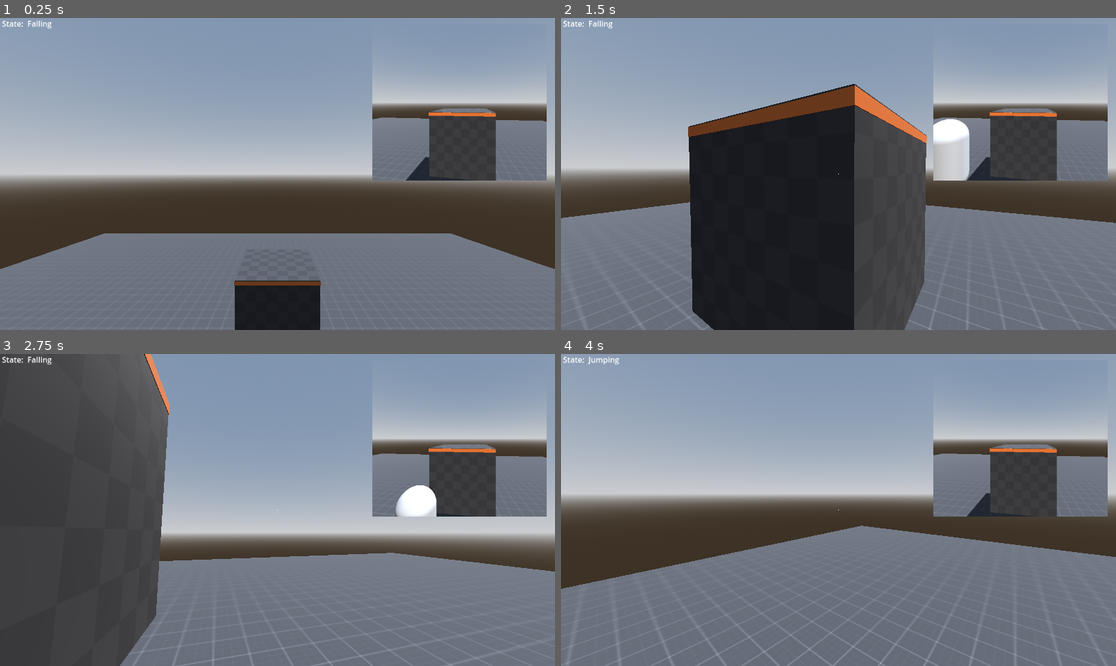
Above: before the commit, frames 1-4 (two rows, left to right).
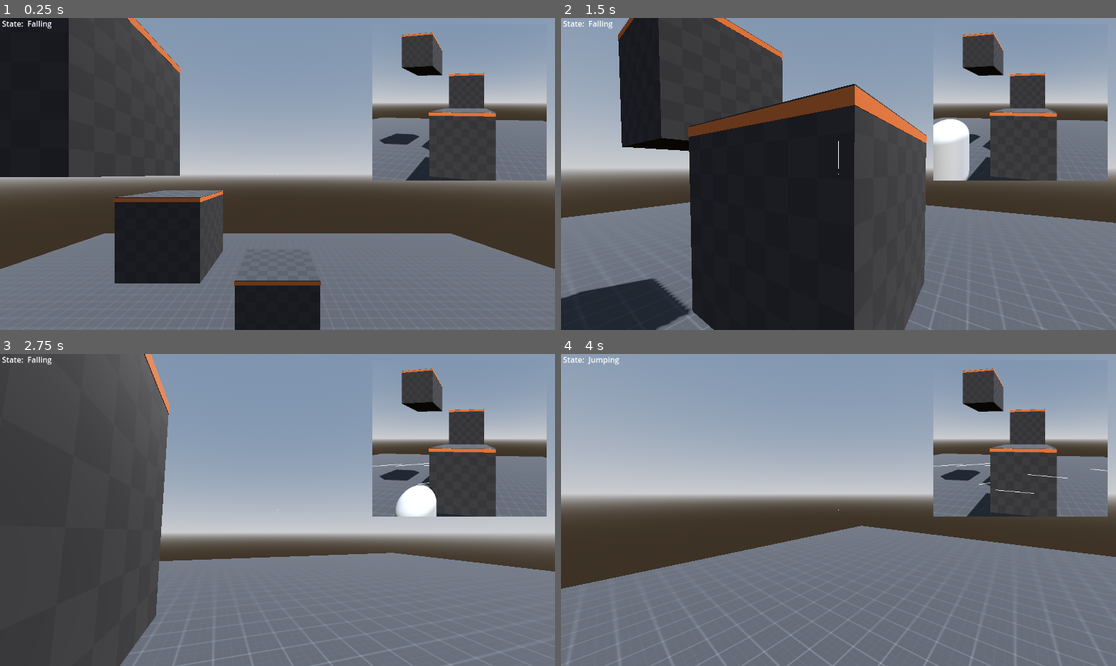
Above: after the commit, the same moments.

Repository: Lightnet/gd_player_state_machines
Game: Godot game, scene res://scenes/prototype_state.tscn
Two runs of this game, one before a commit and one after it. Both use one fixed random seed, a clock stepped at 60 frames per second and the inputs below.
Inputs (mouse positions are in pixels of both pictures, inside the frame that each line leads up to):
- Up to frame 1 (0.25 s): no input
- Up to frame 2 (1.5 s): move the mouse to (866, 174) at 0.52 s; hold Space (jump) 0.53-1.28 s; hold W (forward) from 0.53 s (still down); move the mouse to (810, 174) at 1.27 s; tap Space (jump) at 1.35 s
- Up to frame 3 (2.75 s): keep holding W (forward); tap Space (jump) at 1.52, 1.82 s; move the mouse to (288, 503) at 2.02 s; hold Space (jump) from 2.03 s (still down)
- Up to frame 4 (4 s): keep holding W (forward); move the mouse to (832, 516) at 2.77 s; release Space (jump) at 2.78 s; tap Space (jump) at 2.85, 3.02, 3.32 s; move the mouse to (877, 513) at 3.52 s; hold Space (jump) from 3.53 s (still down)

The runs differ from the first frame. In frame 1, 23% of the frame differs, in the area x 0-88%, y 0-86%; in frame 2, 14%; in frame 3, 1.9%; in frame 4, 1.9%.

Commit message:
debug draw test. rework climb test.

Diff:
--- /dev/null
+++ b/prefabs/block_climb/block_climb.tscn
@@ -0,0 +1,44 @@
+[gd_scene load_steps=8 format=3 uid="uid://i7h5xi678bli"]
+
+[ext_resource type="Texture2D" uid="uid://bm40xph16eexn" path="res://addons/kenney_prototype_textures/dark/texture_08.png" id="1_jf8sf"]
+
+[sub_resource type="BoxShape3D" id="BoxShape3D_l47rc"]
+size = Vector3(2, 2, 2)
+
+[sub_resource type="BoxMesh" id="BoxMesh_bqab6"]
+size = Vector3(2, 2, 2)
+
+[sub_resource type="StandardMaterial3D" id="StandardMaterial3D_2hmv8"]
+albedo_texture = ExtResource("1_jf8sf")
+uv1_triplanar = true
+
+[sub_resource type="BoxShape3D" id="BoxShape3D_bqab6"]
+size = Vector3(2.01, 0.1, 2.01)
+
+[sub_resource type="StandardMaterial3D" id="StandardMaterial3D_l47rc"]
+albedo_color = Color(0.71234, 0.381251, 0.156858, 1)
+
+[sub_resource type="BoxMesh" id="BoxMesh_2hmv8"]
+material = SubResource("StandardMaterial3D_l47rc")
+size = Vector3(2.01, 0.1, 2.01)
+
+[node name="block_climb" type="StaticBody3D"]
+
+[node name="CollisionShape3D" type="CollisionShape3D" parent="."]
+shape = SubResource("BoxShape3D_l47rc")
+
+[node name="MeshInstance3D" type="MeshInstance3D" parent="."]
+mesh = SubResource("BoxMesh_bqab6")
+surface_material_override/0 = SubResource("StandardMaterial3D_2hmv8")
+
+[node name="Area3D" type="Area3D" parent="."]
+collision_layer = 2
+collision_mask = 2
+
+[node name="CollisionShape3D" type="CollisionShape3D" parent="Area3D"]
+transform = Transform3D(1, 0, 0, 0, 1, 0, 0, 0, 1, 0, 0.937101, 0)
+shape = SubResource("BoxShape3D_bqab6")
+
+[node name="MeshInstance3D" type="MeshInstance3D" parent="Area3D"]
+transform = Transform3D(1, 0, 0, 0, 1, 0, 0, 0, 1, 0, 0.938303, 0)
+mesh = SubResource("BoxMesh_2hmv8")
--- a/prefabs/player/player.tscn
+++ b/prefabs/player/player.tscn
@@ -6,6 +6,7 @@
 [ext_resource type="Script" uid="uid://bir260nvjgs6g" path="res://scripts/state_machines/player/running.gd" id="4_2c4n1"]
 [ext_resource type="Script" uid="uid://b1pal1jm5bjmf" path="res://scripts/state_machines/player/jumping.gd" id="5_oo3uv"]
 [ext_resource type="Script" uid="uid://bn3v1v21sffaw" path="res://scripts/state_machines/player/falling.gd" id="6_30gqm"]
+[ext_resource type="Script" uid="uid://cdnfl0wocyrip" path="res://scripts/debug/draw3d.gd" id="7_ev8v4"]
 
 [sub_resource type="CapsuleShape3D" id="CapsuleShape3D_r5ocr"]
 
@@ -51,5 +52,8 @@
 transform = Transform3D(1, 0, 0, 0, 1, 0, 0, 0, 1, 0, 2.01013, 0)
 shape = SubResource("CylinderShape3D_iylwk")
 
+[node name="draw3d" type="Node" parent="."]
+script = ExtResource("7_ev8v4")
+
 [connection signal="body_entered" from="obstacle_detector_top" to="." method="_on_obstacle_detector_top_body_entered"]
 [connection signal="body_exited" from="obstacle_detector_top" to="." method="_on_obstacle_detector_top_body_exited"]
--- a/scenes/prototype_state.tscn
+++ b/scenes/prototype_state.tscn
@@ -1,10 +1,10 @@
-[gd_scene load_steps=16 format=3 uid="uid://bnkmiak55l2fn"]
+[gd_scene load_steps=10 format=3 uid="uid://bnkmiak55l2fn"]
 
 [ext_resource type="Texture2D" uid="uid://dihkml6628xmu" path="res://addons/kenney_prototype_textures/dark/texture_01.png" id="1_1crot"]
 [ext_resource type="PackedScene" uid="uid://mvfpjdjmgvyl" path="res://prefabs/player/player.tscn" id="1_r5ocr"]
 [ext_resource type="Script" uid="uid://4rgcsyaqbjfm" path="res://scripts/ui_player_state.gd" id="3_8au0d"]
-[ext_resource type="Texture2D" uid="uid://bm40xph16eexn" path="res://addons/kenney_prototype_textures/dark/texture_08.png" id="4_jvrg6"]
 [ext_resource type="Script" uid="uid://b4dxjfku8hkmx" path="res://scripts/reticle.gd" id="4_l47rc"]
+[ext_resource type="PackedScene" uid="uid://i7h5xi678bli" path="res://prefabs/block_climb/block_climb.tscn" id="5_l47rc"]
 
 [sub_resource type="ProceduralSkyMaterial" id="ProceduralSkyMaterial_jvrg6"]
 sky_horizon_color = Color(0.662243, 0.671743, 0.686743, 1)
@@ -21,26 +21,6 @@
 [sub_resource type="StandardMaterial3D" id="StandardMaterial3D_jvrg6"]
 albedo_texture = ExtResource("1_1crot")
 uv1_triplanar = true
-
-[sub_resource type="BoxShape3D" id="BoxShape3D_l47rc"]
-size = Vector3(2, 2, 2)
-
-[sub_resource type="BoxMesh" id="BoxMesh_bqab6"]
-size = Vector3(2, 2, 2)
-
-[sub_resource type="StandardMaterial3D" id="StandardMaterial3D_2hmv8"]
-albedo_texture = ExtResource("4_jvrg6")
-uv1_triplanar = true
-
-[sub_resource type="BoxShape3D" id="BoxShape3D_jvrg6"]
-size = Vector3(2.01, 0.1, 2.01)
-
-[sub_resource type="StandardMaterial3D" id="StandardMaterial3D_l47rc"]
-albedo_color = Color(0.71234, 0.381251, 0.156858, 1)
-
-[sub_resource type="BoxMesh" id="BoxMesh_2hmv8"]
-material = SubResource("StandardMaterial3D_l47rc")
-size = Vector3(2.01, 0.1, 2.01)
 
 [node name="PrototypeState" type="Node3D"]
 
@@ -112,29 +92,18 @@
 stretch = true
 
 [node name="SubViewport" type="SubViewport" parent="CanvasLayer/SubViewportContainer"]
+handle_input_locally = false
 size = Vector2i(361, 325)
+render_target_update_mode = 4
 
 [node name="Camera3D" type="Camera3D" parent="CanvasLayer/SubViewportContainer/SubViewport"]
 transform = Transform3D(-0.11934, 0, 0.992853, 0, 1, 0, -0.992853, 0, -0.11934, 4.03532, 2.7945, -3.31459)
 
-[node name="StaticBody3D" type="StaticBody3D" parent="."]
+[node name="block_climb" parent="." instance=ExtResource("5_l47rc")]
 transform = Transform3D(1, 0, 0, 0, 1, 0, 0, 0, 1, 0, 1.5, -3)
 
-[node name="CollisionShape3D" type="CollisionShape3D" parent="StaticBody3D"]
-shape = SubResource("BoxShape3D_l47rc")
+[node name="block_climb2" parent="." instance=ExtResource("5_l47rc")]
+transform = Transform3D(1, 0, 0, 0, 1, 0, 0, 0, 1, -2.80545, 3.44258, -3)
 
-[node name="MeshInstance3D" type="MeshInstance3D" parent="StaticBody3D"]
-mesh = SubResource("BoxMesh_bqab6")
-surface_material_override/0 = SubResource("StandardMaterial3D_2hmv8")
-
-[node name="Area3D" type="Area3D" parent="StaticBody3D"]
-collision_layer = 2
-collision_mask = 2
-
-[node name="CollisionShape3D" type="CollisionShape3D" parent="StaticBody3D/Area3D"]
-transform = Transform3D(1, 0, 0, 0, 1, 0, 0, 0, 1, 0, 0.94883, 0)
-shape = SubResource("BoxShape3D_jvrg6")
-
-[node name="MeshInstance3D" type="MeshInstance3D" parent="StaticBody3D/Area3D"]
-transform = Transform3D(1, 0, 0, 0, 1, 0, 0, 0, 1, 0, 0.938303, 0)
-mesh = SubResource("BoxMesh_2hmv8")
+[node name="block_climb3" parent="." instance=ExtResource("5_l47rc")]
+transform = Transform3D(1, 0, 0, 0, 1, 0, 0, 0, 1, -2.80545, 5.96429, -0.0133977)
--- /dev/null
+++ b/scripts/debug/draw3d.gd
@@ -0,0 +1,49 @@
+extends Node
+
+#func _ready() -> void:
+	#pass
+
+#func _process(delta: float) -> void:
+	#pass
+
+func line(pos1:Vector3, pos2:Vector3,color = Color.WHITE_SMOKE) -> MeshInstance3D:
+	var mesh_instance := MeshInstance3D.new()
+	var immediate_mesh := ImmediateMesh.new()
+	var material := ORMMaterial3D.new()
+
+	material.shading_mode = BaseMaterial3D.SHADING_MODE_UNSHADED
+	material.albedo_color = color
+
+	mesh_instance.mesh = immediate_mesh
+	mesh_instance.cast_shadow = 0 #false
+
+	immediate_mesh.surface_begin(Mesh.PRIMITIVE_LINES, material)
+	immediate_mesh.surface_add_vertex(pos1)
+	immediate_mesh.surface_add_vertex(pos2)
+	immediate_mesh.surface_end()
+
+	get_tree().get_root().add_child(mesh_instance)
+
+	return mesh_instance
+
+func point(pos:Vector3,radius = 0.05, color = Color.WHITE_SMOKE) -> MeshInstance3D:
+
+	var mesh_instance:= MeshInstance3D.new()
+	var sphere_mesh := SphereMesh.new()
+	var material := ORMMaterial3D.new()
+
+	material.shading_mode = BaseMaterial3D.SHADING_MODE_UNSHADED
+	material.albedo_color = color
+
+	mesh_instance.mesh = sphere_mesh
+	mesh_instance.cast_shadow = 0 #false
+	mesh_instance.position = pos
+
+	sphere_mesh.radius = radius
+	sphere_mesh.height = radius*2
+	sphere_mesh.material = material
+
+	get_tree().get_root().add_child(mesh_instance)
+
+	return mesh_instance
+	#pass
--- a/scripts/player/player.gd
+++ b/scripts/player/player.gd
@@ -16,7 +16,10 @@
 @export var CROUCH_RADIUS_SCALE = 0.5
 @export var is_climbing:bool = false
 
+@onready var draw_3d: Node = $draw3d
+
 var obstacles:Array
+
 
 func _ready() -> void:
 	Input.set_mouse_mode(Input.MOUSE_MODE_CAPTURED)
@@ -39,12 +42,24 @@
 # calculting the place_to_land position and initiating the vault animation.
 func vaulting(delta):
 	if Input.is_action_just_pressed("jump"):
-		var start_hit = raycast(camera.transform.origin, camera.to_global(Vector3(0,0,-1)))
+		# need to fixed error since detect move when not looking at the area
+		#var from  = camera.transform.origin
+		var from  = camera.global_position
+		var to = camera.to_global(Vector3(0,0,-1))
+		draw_3d.line(from, to)
+		print("from:", from, " to:", to)
+		var start_hit = raycast(from, to)
+		print("start_hit: ", start_hit)
 		if start_hit and obstacles.is_empty():
 			#RayCast to detect the prefect place to land(Not that speical, I just excaggerate :D)
-			var place_to_land = raycast(\
-				start_hit.position + self.to_global(Vector3.FORWARD) * collision_shape.shape.radius + (Vector3.UP * collision_shape.shape.height), \
-				Vector3.DOWN * (collision_shape.shape.height))
+			from = start_hit.position + self.to_global(Vector3.FORWARD) * collision_shape.shape.radius + (Vector3.UP * collision_shape.shape.height)
+			to = Vector3.DOWN * (collision_shape.shape.height)
+			#ref debug draw
+			draw_3d.line(from, to, Color.RED)
+			var place_to_land = raycast(from, to)
+			#var place_to_land = raycast(\
+				#start_hit.position + self.to_global(Vector3.FORWARD) * collision_shape.shape.radius + (Vector3.UP * collision_shape.shape.height), \
+				#Vector3.DOWN * (collision_shape.shape.height))
 			if place_to_land:
 				vault_animation(place_to_land)
 	pass
@@ -62,11 +77,13 @@
 	if body != self:
 		obstacles.append(body)
 	#pass
+
 # obstacles for top
 func _on_obstacle_detector_top_body_exited(body: Node3D) -> void:
 	if body != self:
 		obstacles.remove_at(obstacles.find(body))
 	#pass
+
 # animation for vulting / climbing
 func vault_animation(place_to_land):
 	# player is climbing
@@ -74,7 +91,8 @@
 
 	# first tween animation will make the player move up
 	var vertical_climb = Vector3(global_transform.origin.x, place_to_land.position.y, global_transform.origin.z)
-	print("vertical_climb: ", vertical_climb)
+	#print("vertical_climb: ", vertical_climb)
+	# player set ground with different in player capsule( center orign ) height by half.
 	vertical_climb.y = vertical_climb.y + (collision_shape.shape.height / 2)
 	var vertical_tween = get_tree().create_tween().set_trans(Tween.TRANS_LINEAR).set_ease(Tween.EASE_IN)
 	vertical_tween.tween_property(self, "global_transform:origin", vertical_climb, 0.4)
Not shown: 1 places in prefabs/player/player.tscn that only renumber resources
Not shown, added: scripts/debug/draw3d.gd.uid
Not shown, changed: README.md
